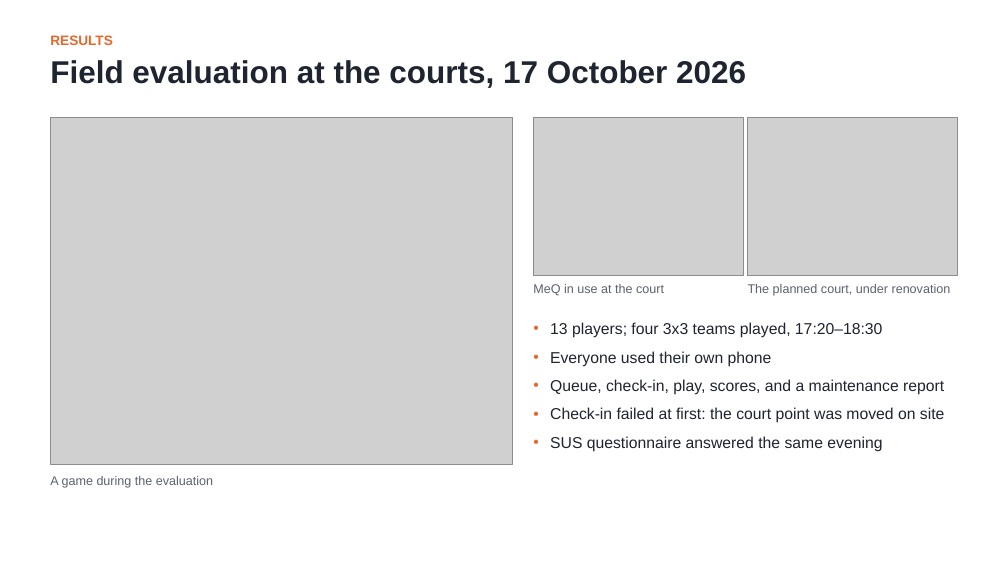
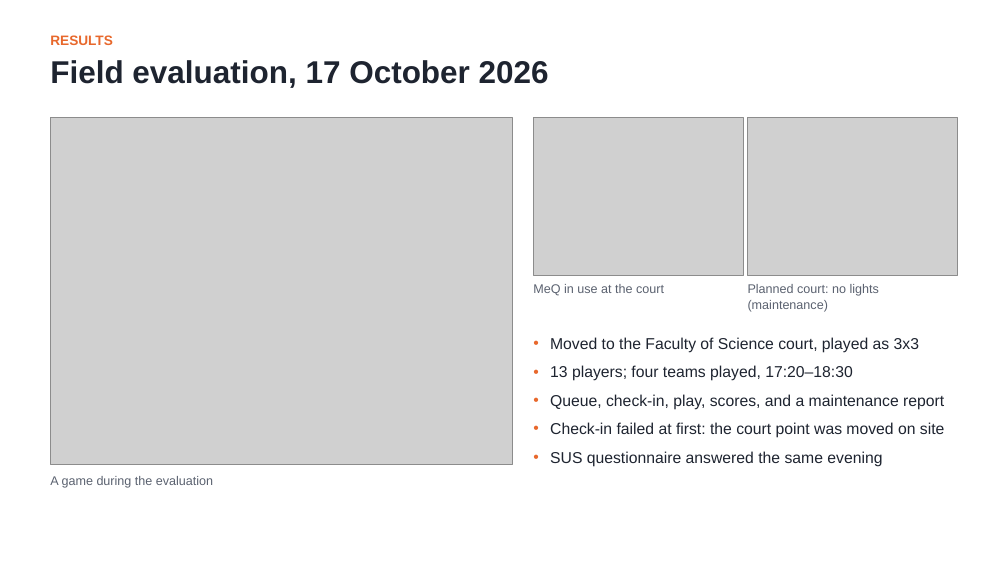
Before and after one commit to Nokpednam/MeQ-web-app, a slide deck: slide 11 of docs/report/slides/MeQ_Presentation.pptx. Drawn at 1008x567 pixels with LibreOffice and Linux fonts; fonts in the diff are those of the drawing; grey boxes stand for pictures. Boxes give left, top, right and bottom in pixels: in the first picture for what was removed or moved away, otherwise in the second. Text is boxed around its words. In the diff, an @@ line names an element or a change of style, - is before the commit and + after.

```diff
--- a/docs/report/slides/MeQ_Presentation.pptx
+++ b/docs/report/slides/MeQ_Presentation.pptx
@@ text at (50,60,549,88): text changed @@
-Field evaluation at the courts, 17 October 2026
+Field evaluation, 17 October 2026
@@ text at (748,284,879,312): text changed @@
-The planned court, under renovation
+Planned court: no lights (maintenance)
@@ text "Moved to the Faculty of ...": place and size @@
-text "Moved to the Faculty of ..." at (550,322,944,452)
+text "Moved to the Faculty of ..." at (550,337,944,467)
@@ text at (550,337,919,381): text changed @@
-• 13 players; four 3x3 teams played, 17:20–18:30
-• Everyone used their own phone
+• Moved to the Faculty of Science court, played as 3x3
+• 13 players; four teams played, 17:20–18:30
```
Also in this commit, not shown: 3 other files.
